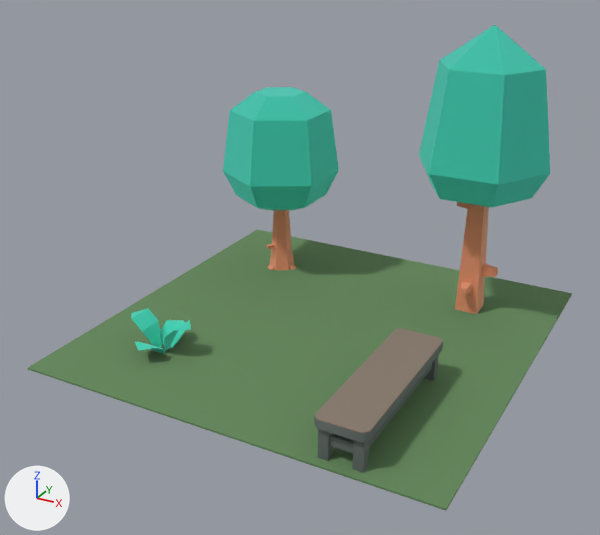
The glTF model assets/wv/architecture-v1/facility-park.glb as it was, and as the next commit left it.
Camera for both pictures: a 50 mm camera at (1.93, -3.78, 2.29) aimed at (-0.04, -0.2, 0.5). Arrows for +X, +Y and +Z are at lower left; the lights stay in place. The picture after the commit comes second. Where no turn or scale is listed for an object, it has been applied to the vertices.

The first picture shows 'Original box', 'plant_bush', 'stall-bench', 'tree_default', 'tree_oak'.
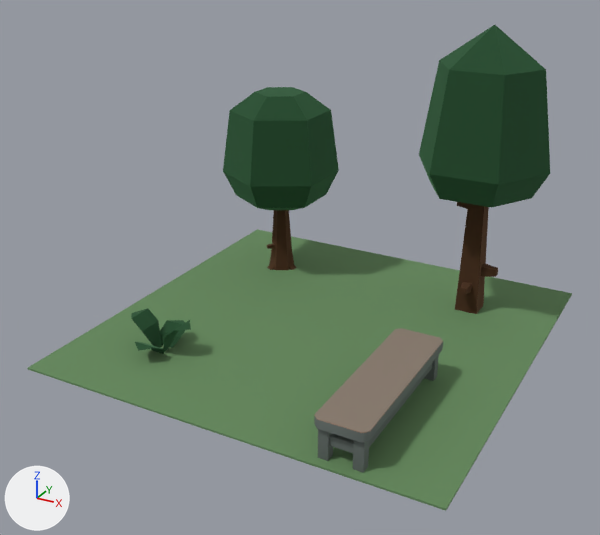
Boxes (x1, y1, x2, y2) around the edits, measured in the pictures (600 x 535 px):
'tree_default', recoloured (cyan to dark green): (419, 25, 550, 314) in both
'tree_oak', recoloured (cyan to dark green): (223, 87, 339, 270) in both
'plant_bush', recoloured (cyan to dark green): (131, 308, 191, 354) in both

What the commit changed:
Material 'leafsGreen' (mat_leafsgreen) changes colour from cyan #70e6d6 to dark green #4d7c58; in linear values from (0.161, 0.788, 0.671) to (0.0742, 0.202, 0.0976).
Material 'woodBark' (mat_woodbark) changes colour from beige #f2be9e to brown #765741; in linear values from (0.886, 0.514, 0.341) to (0.181, 0.0953, 0.0529).
